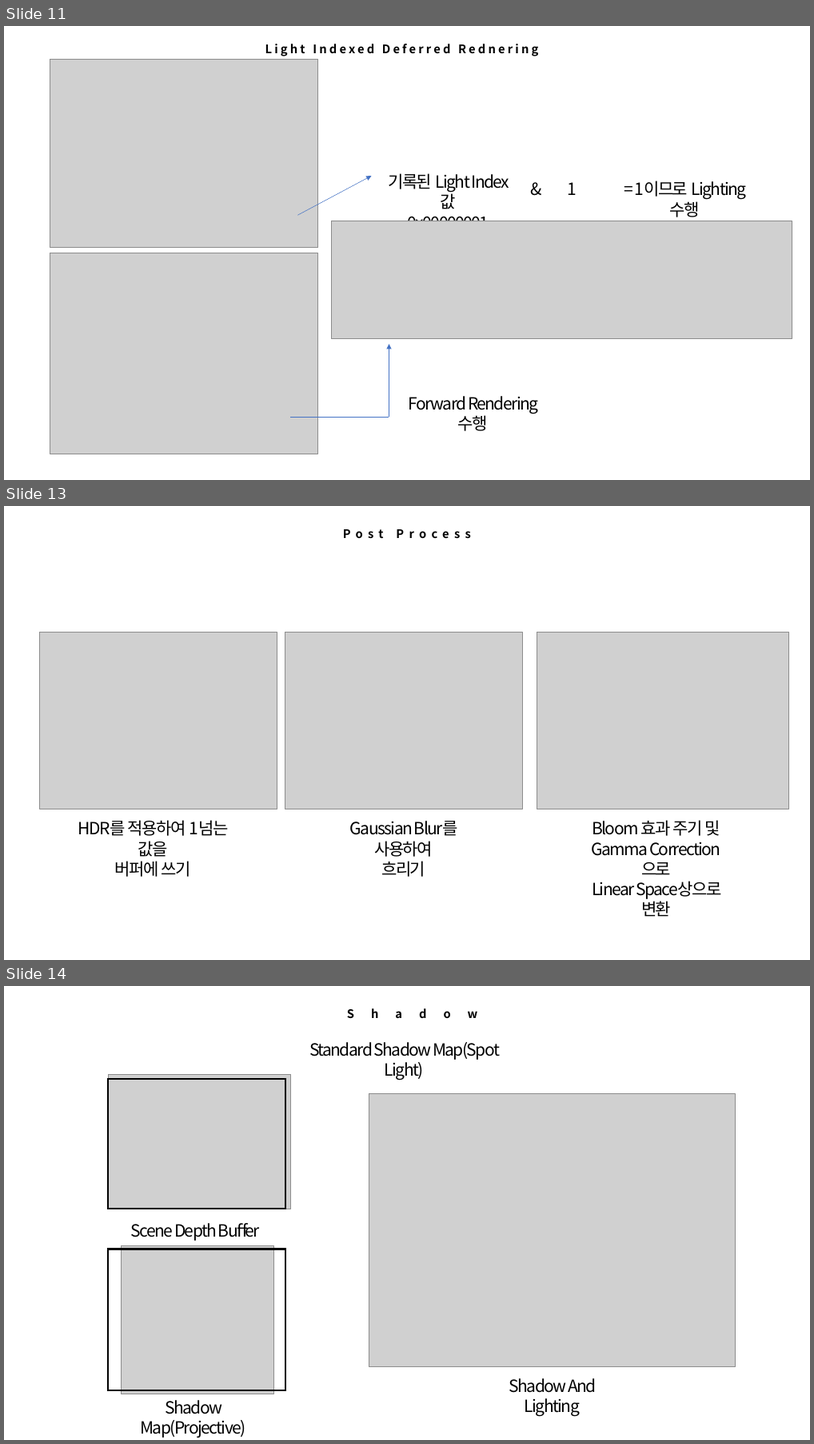
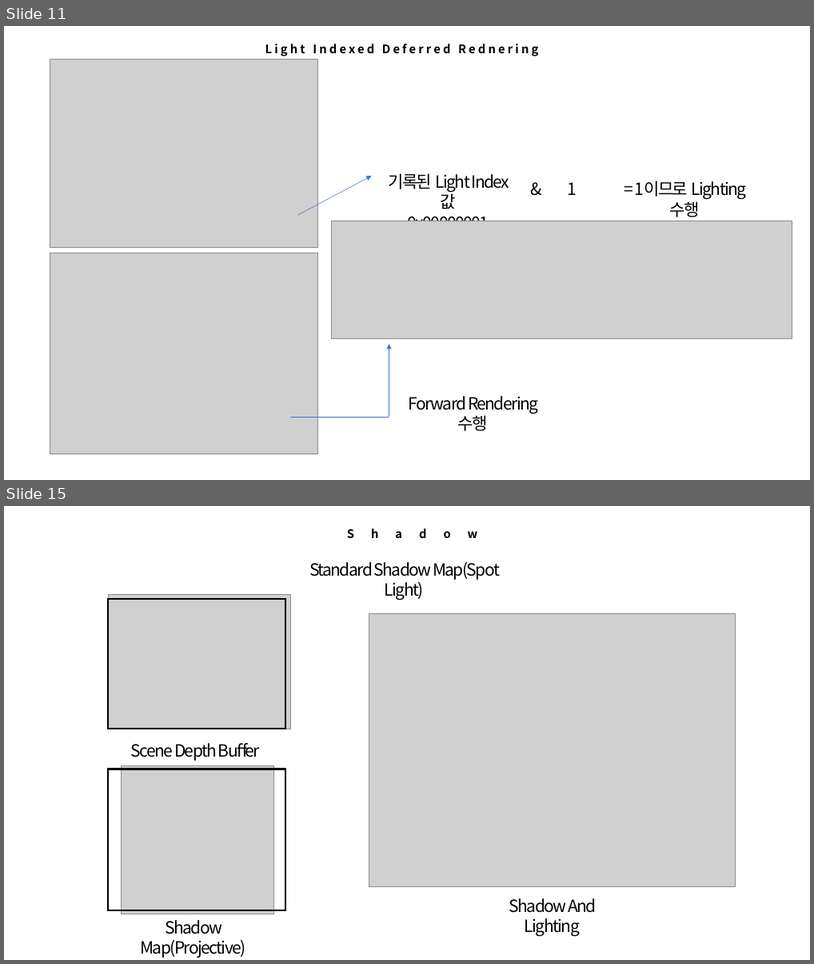
Before and after one commit to 2014182016/My-Opengl-Framework, a slide deck: 2020 OpenGL 포트폴리오 박세준.pptx. Shown one above the other, each under a label of ours: slides 11, 13 and 14 before the commit, slides 11 and 15 after it; the slides between them are not shown. The pictures are 814x1444 and 814x964 pixels, drawn with LibreOffice and Linux fonts; fonts in the diff are those of the drawing; grey boxes stand for pictures. Boxes give left, top, right and bottom in pixels: in the first picture for what was removed or moved away, otherwise in the second. Text is boxed around its words. In the diff, an @@ line names an element or a change of style, - is before the commit and + after.

```diff
--- a/2020 OpenGL 포트폴리오 박세준.pptx
+++ b/2020 OpenGL 포트폴리오 박세준.pptx
@@ slide 13 removed at (x1=4, y1=506, x2=810, y2=960), background #FFFFFF @@
@@ text removed at (x1=283, y1=524, x2=531, y2=544) @@
-Post Process
@@ picture removed at (x1=40, y1=632, x2=277, y2=808) @@
@@ picture removed at (x1=286, y1=632, x2=522, y2=809) @@
@@ picture removed at (x1=538, y1=632, x2=790, y2=809) @@
@@ text removed at (x1=78, y1=820, x2=229, y2=876) @@
-HDR를 적용하여 1넘는 값을
-버퍼에 쓰기
@@ text removed at (x1=350, y1=820, x2=458, y2=876) @@
-Gaussian Blur를 사용하여
-흐리기
@@ text removed at (x1=592, y1=820, x2=722, y2=916) @@
-Bloom 효과 주기 및
-Gamma Correction으로
-Linear Space상으로 변환
@@ what was slide 14 is now slide 15 @@
```
Also in this commit, not shown: 3 slides changed, 2 slides added, 12 other files.
